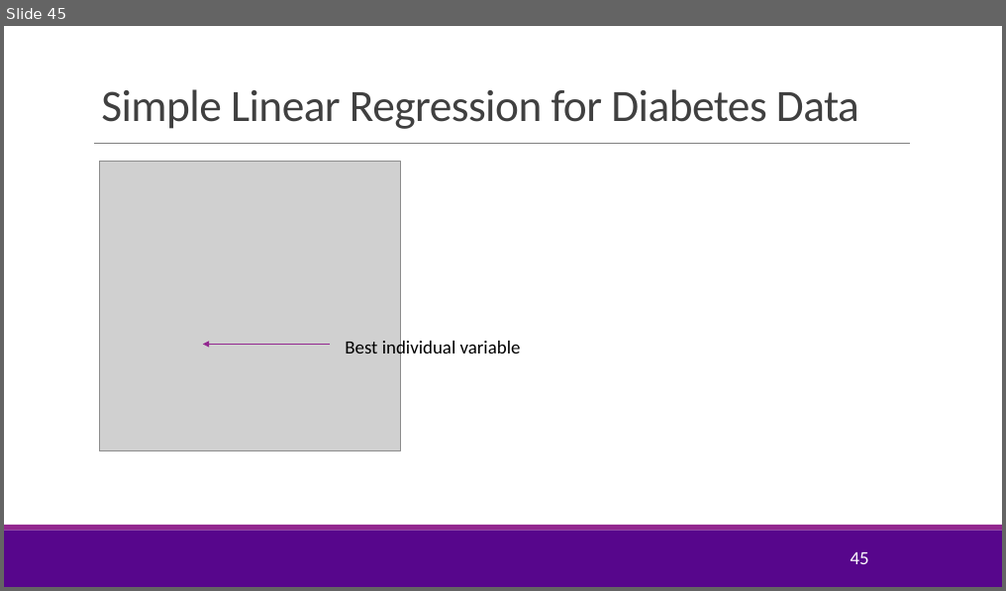
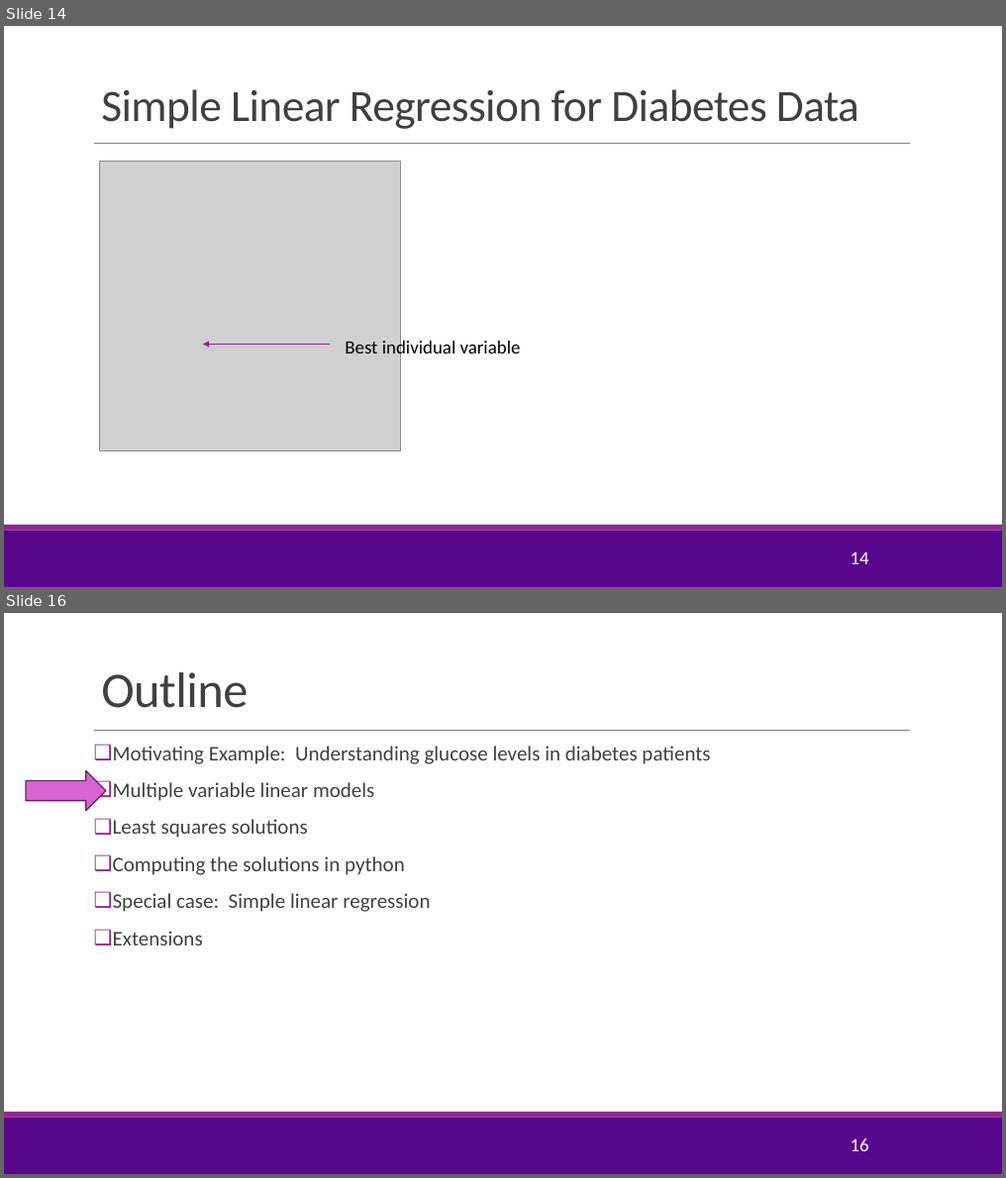
Before and after one commit to pliugithub/MachineLearning, a slide deck: lectures/Lect03_MultLinRegression.pptx. Shown one above the other, each under a label of ours: slide 45 before the commit, slides 14 and 16 after it; the slides between them are not shown. The pictures are 1006x591 and 1006x1178 pixels, drawn with LibreOffice and Linux fonts; fonts in the diff are those of the drawing; grey boxes stand for pictures; background and template pictures are left out. Boxes give left, top, right and bottom in pixels: in the first picture for what was removed or moved away, otherwise in the second. Text is boxed around its words. In the diff, an @@ line names an element or a change of style, - is before the commit and + after.

```diff
--- a/lectures/Lect03_MultLinRegression.pptx
+++ b/lectures/Lect03_MultLinRegression.pptx
@@ slide 16 added at [4, 613, 1002, 1174], background #FFFFFF; not listed: 3 template elements that a slide beside it also shows @@
@@ title added at [101, 672, 248, 708], 48 pt, text #404040 @@
+Outline
@@ text added at [113, 746, 710, 946], 20 pt, text #404040 @@
+❑ Motivating Example: Understanding glucose levels in diabetes patients
+❑ Multiple variable linear models
+❑ Least squares solutions
+❑ Computing the solutions in python
+❑ Special case: Simple linear regression
+❑ Extensions
@@ right arrow added at [26, 771, 106, 811], fill #D665D3, outline #6C1D6A 1.25 pt @@
@@ page number added at [850, 1139, 869, 1152], 18 pt, text #FFFFFF @@
+16
@@ what was slide 45 is now slide 14 @@
@@ page number at [850, 553, 869, 565]: text changed @@
-45
+14
```
Also in this commit, not shown: 5 slides changed, 1 slide removed, 4 other files.
